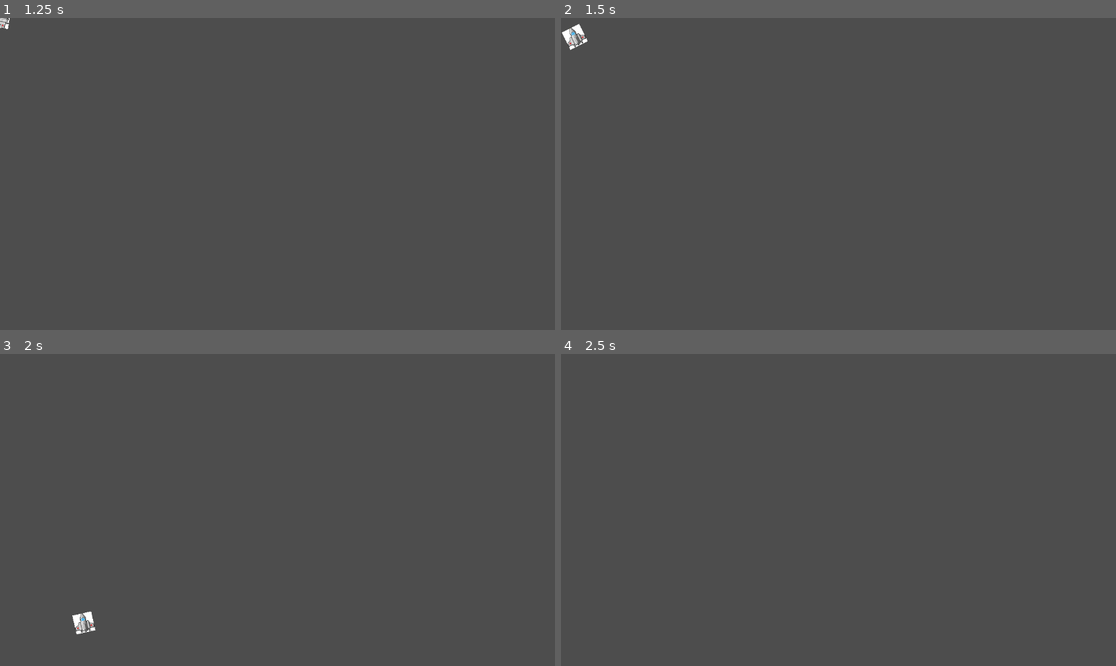
Above: before the commit, frames 1-4 (two rows, left to right).
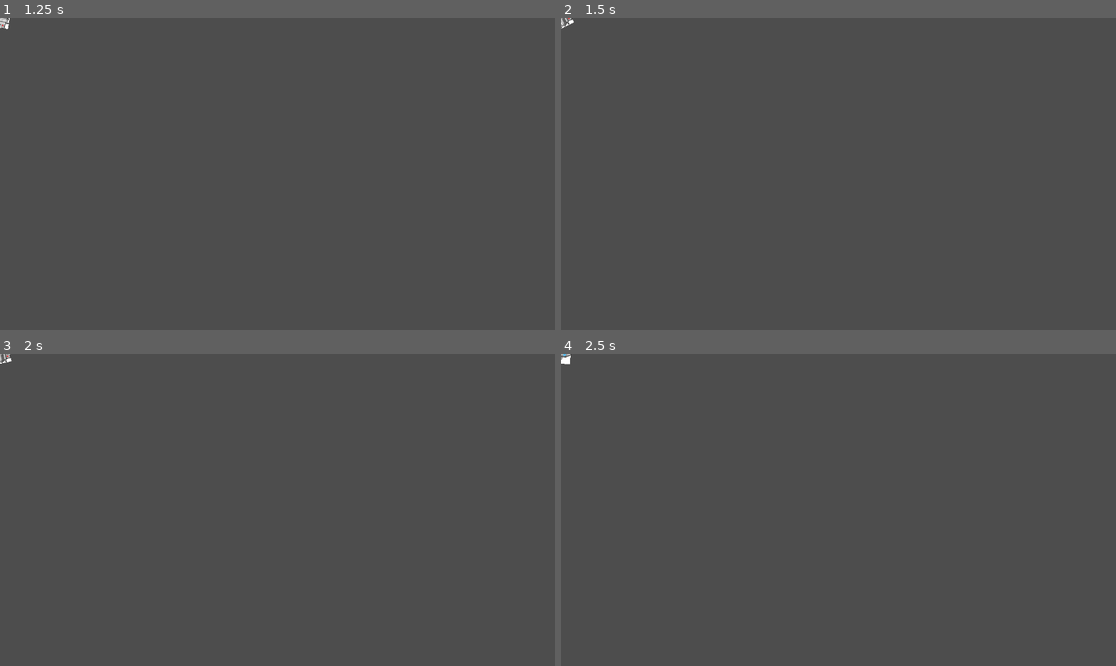
Above: after the commit, the same moments.

Repository: GreatSandwiches/Orbital-Obliteration
Game: Godot game, scene res://player1.tscn
Same seed, same stepped clock (60 frames per second), same inputs: the game is played once before the commit and once after it.
Inputs:
- Up to frame 1 (1.25 s): tap Enter at 0.5 s; hold Right (ui_right) from 0.53 s (still down)
- Up to frame 2 (1.5 s): release Right (ui_right) at 1.28 s; hold Down (ui_down) from 1.28 s (still down)
- Up to frame 3 (2 s): keep holding Down (ui_down)
- Up to frame 4 (2.5 s): release Down (ui_down) at 2.03 s; hold Right (ui_right) from 2.03 s (still down)

Frame 1 is identical in both runs. In frame 2, 0.3% of the frame differs, in the area x 0-5%, y 0-11%; in frame 3, 0.2%; in frame 4, less than 0.1%.

Commit message:
more ship movement adjustments

Diff:
--- a/player1.gd
+++ b/player1.gd
@@ -1,11 +1,13 @@
 extends CharacterBody2D
 
 var speed = 10000
-var acceleration = 1
-var shipvelocity = 0
+var acceleration = 0.3
+var shipvelocity = 0.0
+var shipvelocityX = 0
+var shipvelocityY = 0
 var friction = 0
 var target_rotation = 0
-
+var shipvector = 0
 # Called when the node enters the scene tree for the first time.
 func _ready():
 	pass # Replace with function body.
@@ -13,17 +15,18 @@
 # Called every frame. 'delta' is the elapsed time since the previous frame.
 func _process(delta):
 	#friction calculation based off velocity
-	friction = pow(1.2, (shipvelocity - 8)) - pow(1.2, -8)
+	friction = pow(2, (shipvelocity - 8)) - pow(2, -8)
 	shipvelocity -= friction
 	#moves ship forward constantly based off shipvelocity
-	velocity = transform.x * 3000 * shipvelocity * delta
+	shipvector = transform.x * 3000 * shipvelocity * delta
+	velocity = shipvector
 	# Movement input
 	if Input.is_action_pressed("ui_up"):
 		shipvelocity += acceleration
 	elif Input.is_action_pressed("ui_down"):
-		shipvelocity -= acceleration
-	else:
-		velocity = lerp(velocity, Vector2(0.0, 0.0), 0.005)
+		pass
+		#shipvelocity -= acceleration
+
 
 	# Rotation input
 	if Input.is_action_pressed("ui_left"):
